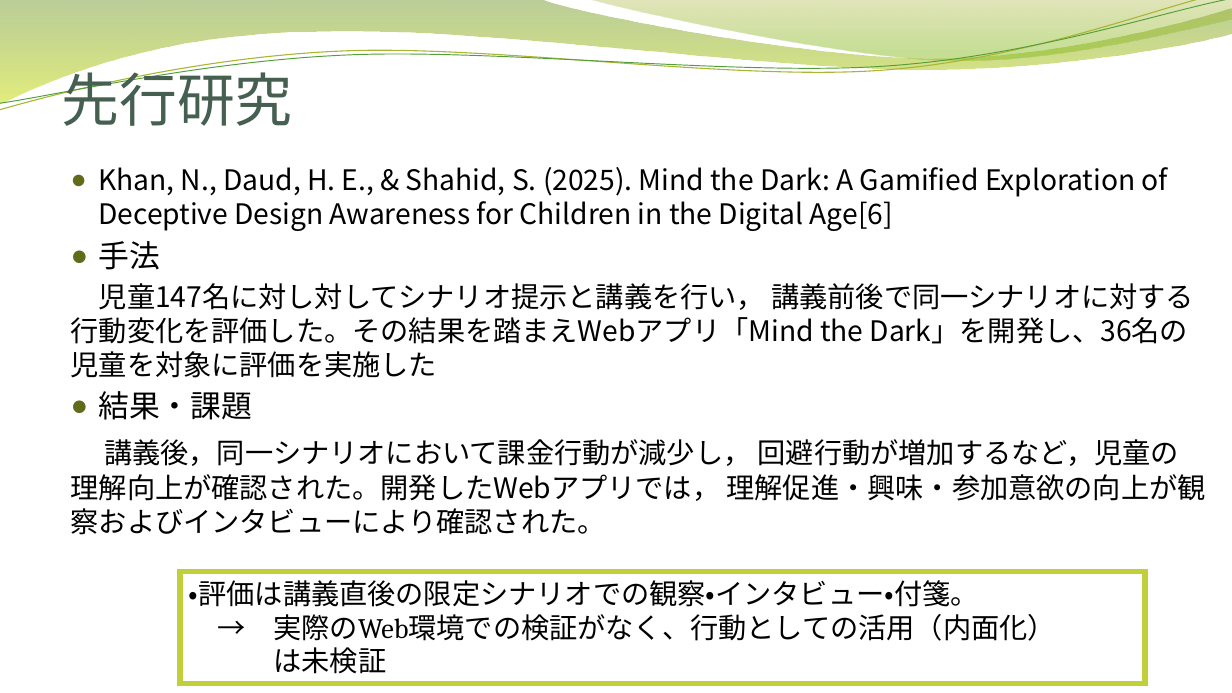
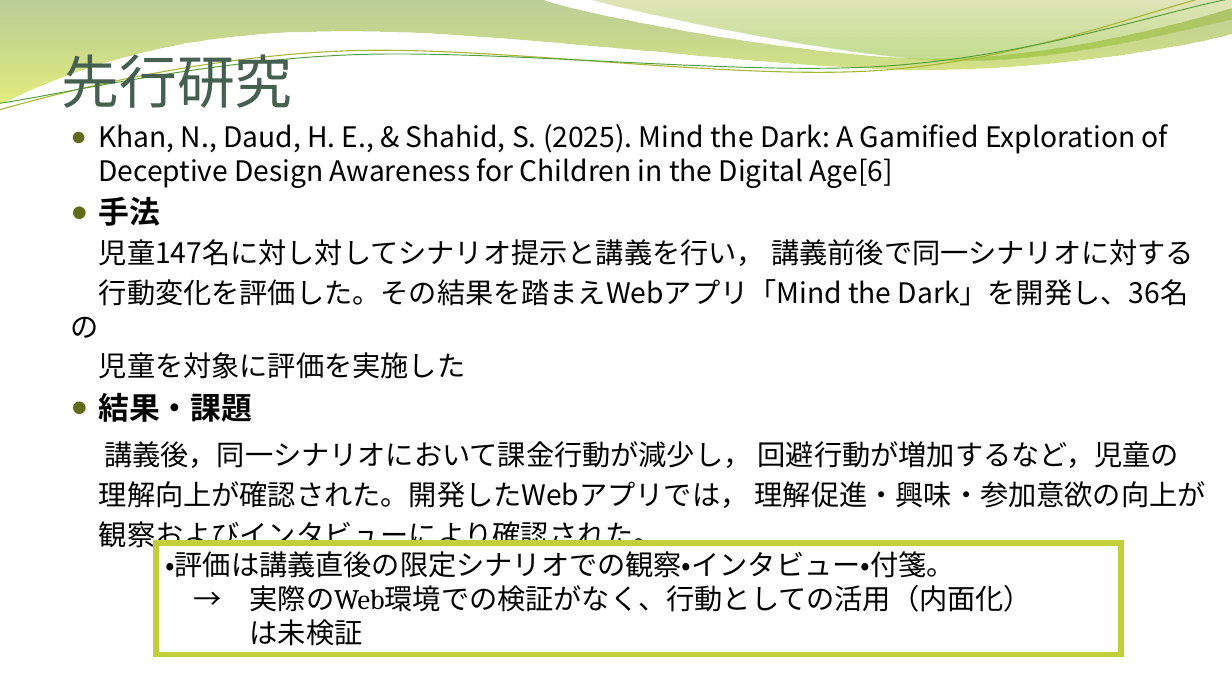
Before and after one commit to nishinekoma/graduate-school, a slide deck: slide 6 of 自身の研究/大学院での研究/修士論文進捗発表.pptx. Drawn at 1232x693 pixels with LibreOffice and Linux fonts; fonts in the diff are those of the drawing; background and template pictures are left out. Boxes give left, top, right and bottom in pixels: in the first picture for what was removed or moved away, otherwise in the second. Text is boxed around its words. In the diff, an @@ line names an element or a change of style, - is before the commit and + after.

```diff
--- a/自身の研究/大学院での研究/修士論文進捗発表.pptx
+++ b/自身の研究/大学院での研究/修士論文進捗発表.pptx
@@ title "先行研究": place and size @@
-title "先行研究" at bbox=[62, 62, 293, 126]
+title "先行研究" at bbox=[62, 44, 293, 108]
@@ text "Khan, N., Daud, H. E., ...": place and size @@
-text "Khan, N., Daud, H. E., ..." at bbox=[71, 167, 1206, 535]
+text "Khan, N., Daud, H. E., ..." at bbox=[98, 124, 1206, 553]
@@ text at bbox=[98, 196, 252, 422]: bold on in "手法", "結果・課題" @@
@@ text at bbox=[99, 239, 1194, 379]: text changed @@
-児童147名に対し対してシナリオ提示と講義を行い， 講義前後で同一シナリオに対する行動変化を評価した。その結果を踏まえWebアプリ「Mind the Dark」を開発し、36名の児童を対象に評価を実施した
+児童147名に対し対してシナリオ提示と講義を行い， 講義前後で同一シナリオに対する
+行動変化を評価した。その結果を踏まえWebアプリ「Mind the Dark」を開発し、36名の
+児童を対象に評価を実施した
@@ text at bbox=[99, 441, 1206, 553]: text changed @@
-講義後，同一シナリオにおいて課金行動が減少し， 回避行動が増加するなど，児童の理解向上が確認された。開発したWebアプリでは， 理解促進・興味・参加意欲の向上が観察およびインタビューにより確認された。
+講義後，同一シナリオにおいて課金行動が減少し， 回避行動が増加するなど，児童の
+理解向上が確認された。開発したWebアプリでは， 理解促進・興味・参加意欲の向上が
+観察およびインタビューにより確認された。
@@ rectangle "・評価は講義直後の限定シナリオでの観察・インタビュー・付箋。": place and size @@
-rectangle "・評価は講義直後の限定シナリオでの観察・インタビュー・付箋。" at bbox=[180, 572, 1145, 684]
+rectangle "・評価は講義直後の限定シナリオでの観察・インタビュー・付箋。" at bbox=[156, 543, 1121, 654]
```
Also in this commit, not shown: 2 other slides changed, 2 slides added, 5 slides removed.
